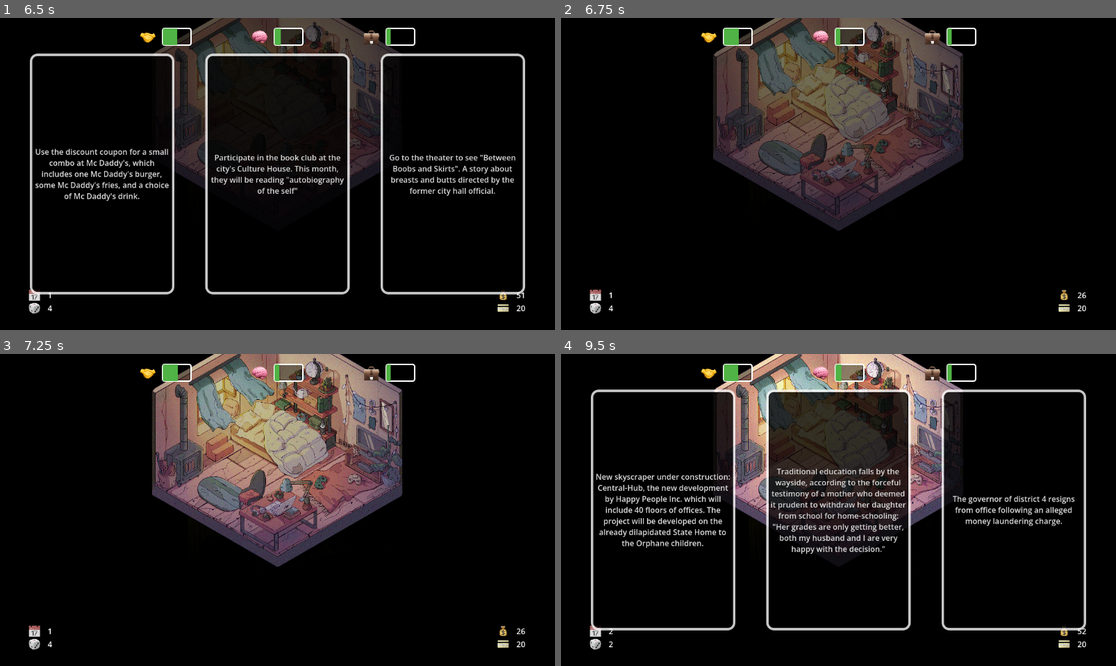
Above: before the commit, frames 1-4 (two rows, left to right).
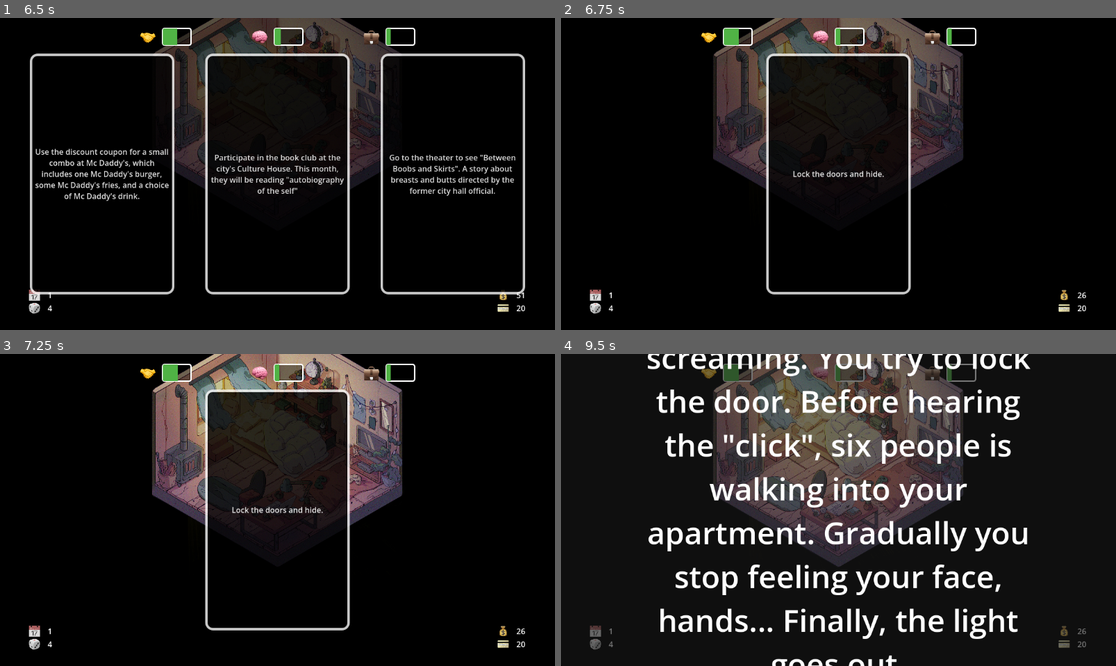
Above: after the commit, the same moments.

Repository: pradoh97/juego-cartas
Game: Godot game, scene res://player_room/player_room.tscn
Same seed, same stepped clock (60 frames per second), same inputs: the game is played once before the commit and once after it.
Inputs (mouse positions are in pixels of both pictures, inside the frame that each line leads up to):
- Up to frame 1 (6.5 s): click "New day" at 0.5 s; tap Enter at 1.25, 5.75 s; click "New security measure: Using t…" at 2 s; tap Space at 2.75 s; click "The extravagant dress of the …" at 3.5 s; click "Go to the theater to see 'Rev…" at 5 s
- Up to frame 2 (6.75 s): click "Go to the theater to see 'Bet…" at 6.5 s
- Up to frame 3 (7.25 s): no input
- Up to frame 4 (9.5 s): click (838, 510) at 7.25 s, where only the run after the commit has a clickable "Lock the doors and hide."; click (660, 510) at 8 s, where only the run before the commit has a clickable "The governor of district 4 re…"; tap Space at 8.75 s

Frame 1 is identical in both runs. In frame 2, 13% of the frame differs, in the area x 36-64%, y 11-89%; in frame 3, 14%; in frame 4, 35%, in the area x 5-95%, y 0-100%.

Commit message:
Translate game over events

Diff:
--- a/events/game_over/disobedient_win_event.tres
+++ b/events/game_over/disobedient_win_event.tres
@@ -11,17 +11,12 @@
 
 [sub_resource type="Resource" id="Resource_6ma00"]
 script = ExtResource("1_51s32")
-text = "Ir al palacio de gobierno."
+text = "Go to the government palace."
 card_result = SubResource("Resource_iqhbt")
 metadata/_custom_type_script = "uid://dl871qa6mawf3"
 
 [resource]
 script = ExtResource("2_8fkbw")
 cards = Array[ExtResource("1_51s32")]([SubResource("Resource_6ma00")])
-details = "Llegás a las inmediaciones del palacio de gobierno. Un cordón policial impide el ingreso.
-
-Sacás tu anotador y lapicera y comenzás a anotar: \"Primero empujones, luego derribaron las vallas.
-Podía respirar la sangre y la pólvora.
-Heridos y muertos, y, finalmente,
-la cabeza del presidente rodó por el suelo. Vivió la revolución\""
+details = "You arrive at the government palace. A police cordon prevents entry. You take out your notepad and pen and start writing: \"First they pushed, then they knocked over the barriers. I could smell blood and gunpowder. Wounded and dead. And, finally, the president's head rolled on the floor. A revolution.\""
 metadata/_custom_type_script = "uid://eg2pbpjd8hmg"
--- a/events/game_over/high_obedience.tres
+++ b/events/game_over/high_obedience.tres
@@ -12,14 +12,14 @@
 
 [sub_resource type="Resource" id="Resource_id7tx"]
 script = ExtResource("1_ng4n1")
-text = "Salir a la calle."
+text = "Going out into the street."
 card_result = SubResource("Resource_ng4n1")
 metadata/_custom_type_script = "uid://dl871qa6mawf3"
 
 [sub_resource type="Resource" id="Resource_tk332"]
 script = ExtResource("3_tk332")
 cards = Array[ExtResource("1_ng4n1")]([SubResource("Resource_id7tx")])
-details = "La gente te odia ¿qué esperabas? Una turba furiosa te lincha en la entrada de tu edificio.."
+details = "The people hates you, what did you expect? A furious mob lynches you at the entrance to your building."
 metadata/_custom_type_script = "uid://eg2pbpjd8hmg"
 
 [resource]
--- a/events/game_over/low_money.tres
+++ b/events/game_over/low_money.tres
@@ -12,15 +12,14 @@
 
 [sub_resource type="Resource" id="Resource_wkdjc"]
 script = ExtResource("1_khgqm")
-text = "Salir a la calle."
+text = "Go out into the street."
 card_result = SubResource("Resource_32f50")
 metadata/_custom_type_script = "uid://dl871qa6mawf3"
 
 [sub_resource type="Resource" id="Resource_ciw3l"]
 script = ExtResource("3_wkdjc")
 cards = Array[ExtResource("1_khgqm")]([SubResource("Resource_wkdjc")])
-details = "\"Desde el banco, sabemos que es una situación difícil para usted y querémos ofrecerle todo nuestro apoyo, no se preocupe.\".
-El banco se queda con tu casa... y tu hamster, la próxima conseguí mas dinero."
+details = "\"From the bank, we know that this is a difficult situation for you and we want to offer you all our support, don't worry.\" The bank takes your house... and your hamster, next time earn more money."
 metadata/_custom_type_script = "uid://eg2pbpjd8hmg"
 
 [resource]
--- a/events/game_over/low_morale.tres
+++ b/events/game_over/low_morale.tres
@@ -12,16 +12,14 @@
 
 [sub_resource type="Resource" id="Resource_dld2k"]
 script = ExtResource("1_a5prd")
-text = "Abrir los ojos."
+text = "Open your eyes."
 card_result = SubResource("Resource_a5prd")
 metadata/_custom_type_script = "uid://dl871qa6mawf3"
 
 [sub_resource type="Resource" id="Resource_pr71b"]
 script = ExtResource("3_pr71b")
 cards = Array[ExtResource("1_a5prd")]([SubResource("Resource_dld2k")])
-details = "Despertás en una habitación sintiendo tu propio abrazo. Todo es blanco.
-Cuando lográs aclarar la visión, ves una pequeña ventana. Te parás lentamente, tus pies tocan el suave y acolchonado piso.
-El chaleco te queda un poco ajustado... es lo que hay."
+details = "You wake up in a room hugging yourself. Everything is white. When you manage to clear your vision, you see a small window. You stand slowly, your feet touch the soft and cushioned floor. Your jacket fits a bit tight... that's all there is."
 metadata/_custom_type_script = "uid://eg2pbpjd8hmg"
 
 [resource]
--- a/events/game_over/low_obedience.tres
+++ b/events/game_over/low_obedience.tres
@@ -12,14 +12,14 @@
 
 [sub_resource type="Resource" id="Resource_qcpvk"]
 script = ExtResource("1_636gm")
-text = "Abrir la puerta."
+text = "Open the door."
 card_result = SubResource("Resource_636gm")
 metadata/_custom_type_script = "uid://dl871qa6mawf3"
 
 [sub_resource type="Resource" id="Resource_ywfl0"]
 script = ExtResource("3_ywfl0")
 cards = Array[ExtResource("1_636gm")]([SubResource("Resource_qcpvk")])
-details = "Los oficiales del gobierno no aprueban tu editorial, te han pedido por favor caer encima de unas cuantas balas."
+details = "Government officials have not approved your editorial; they have asked you, please, to commit suicide by shooting yourself with a few bullets."
 metadata/_custom_type_script = "uid://eg2pbpjd8hmg"
 
 [resource]
--- a/events/game_over/obedient_win_event.tres
+++ b/events/game_over/obedient_win_event.tres
@@ -11,13 +11,12 @@
 
 [sub_resource type="Resource" id="Resource_xk632"]
 script = ExtResource("1_lcxns")
-text = "Trabar las puertas y apagar las luces."
+text = "Lock the doors and hide."
 card_result = SubResource("Resource_t46ni")
 metadata/_custom_type_script = "uid://dl871qa6mawf3"
 
 [resource]
 script = ExtResource("2_v6ic4")
 cards = Array[ExtResource("1_lcxns")]([SubResource("Resource_xk632")])
-details = "Escuchás los gritos. Corrés a trabar la puerta. Antés de que la cerradura haga \"click\", 6 personas derriban tu puerta. Poco a poco dejás de sentir tu cara, tus manos...
-Finalmente, la luz se apaga."
+details = "You hear people screaming. You try to lock the door. Before hearing the \"click\", six people is walking into your apartment. Gradually you stop feeling your face, hands... Finally, the light goes out."
 metadata/_custom_type_script = "uid://eg2pbpjd8hmg"
--- a/player_room/player_room.tscn
+++ b/player_room/player_room.tscn
@@ -6,12 +6,7 @@
 [ext_resource type="Script" uid="uid://b4jlc55gpfbtg" path="res://cards/day.gd" id="3_d0s76"]
 [ext_resource type="PackedScene" uid="uid://cj8lkr67agjq3" path="res://player/player_stats.tscn" id="4_1ojmq"]
 [ext_resource type="Resource" uid="uid://butuu5f83a38q" path="res://cards/days/1.tres" id="4_3gq20"]
-[ext_resource type="Resource" uid="uid://lgku1eo7n0lt" path="res://cards/days/2.tres" id="4_5446e"]
-[ext_resource type="Resource" uid="uid://bxwcb0t3bi4b4" path="res://cards/days/3.tres" id="5_h4shd"]
 [ext_resource type="Script" uid="uid://dxw0nd4jyb835" path="res://stats/stat.gd" id="6_d0s76"]
-[ext_resource type="Resource" uid="uid://yq2a0sqn3xnb" path="res://cards/days/4.tres" id="6_i2awh"]
-[ext_resource type="Resource" uid="uid://dswxdxfmqcite" path="res://cards/days/5.tres" id="7_bsun2"]
-[ext_resource type="Resource" uid="uid://cnwntmy3e3ufw" path="res://cards/days/6.tres" id="8_1x1dy"]
 [ext_resource type="PackedScene" uid="uid://c7q11ioxhalvj" path="res://stats/stat_condition_system.tscn" id="9_d0s76"]
 [ext_resource type="Script" uid="uid://b6njg8jje7ia3" path="res://stats/stat_condition.gd" id="10_3gq20"]
 [ext_resource type="PackedScene" uid="uid://djy60p3wu6rm5" path="res://game_over.tscn" id="10_excou"]
@@ -73,7 +68,7 @@
 [node name="PlayerRoom" type="Node2D" unique_id=381902971 node_paths=PackedStringArray("player_stats")]
 script = ExtResource("1_plsfm")
 player_stats = NodePath("CanvasLayer2/PlayerStats")
-days = Array[ExtResource("3_d0s76")]([ExtResource("4_3gq20"), ExtResource("4_5446e"), ExtResource("5_h4shd"), ExtResource("6_i2awh"), ExtResource("7_bsun2"), ExtResource("8_1x1dy")])
+days = Array[ExtResource("3_d0s76")]([ExtResource("4_3gq20")])
 card_options_scene = ExtResource("2_1ojmq")
 game_over_scene = ExtResource("10_excou")
 obedient_win_event = ExtResource("11_bsun2")
Not shown: 2 places in player_room/player_room.tscn that only renumber resources
